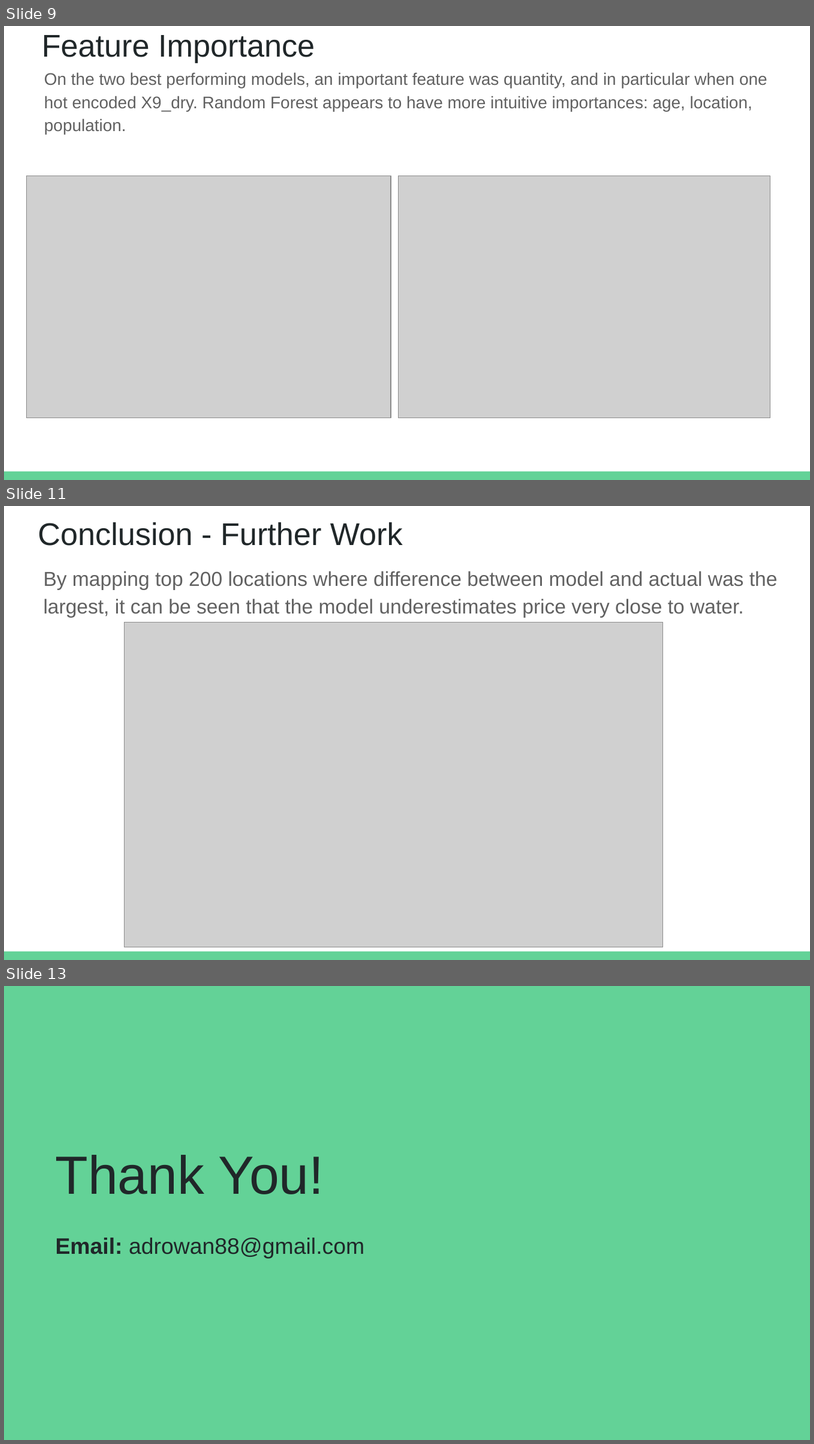
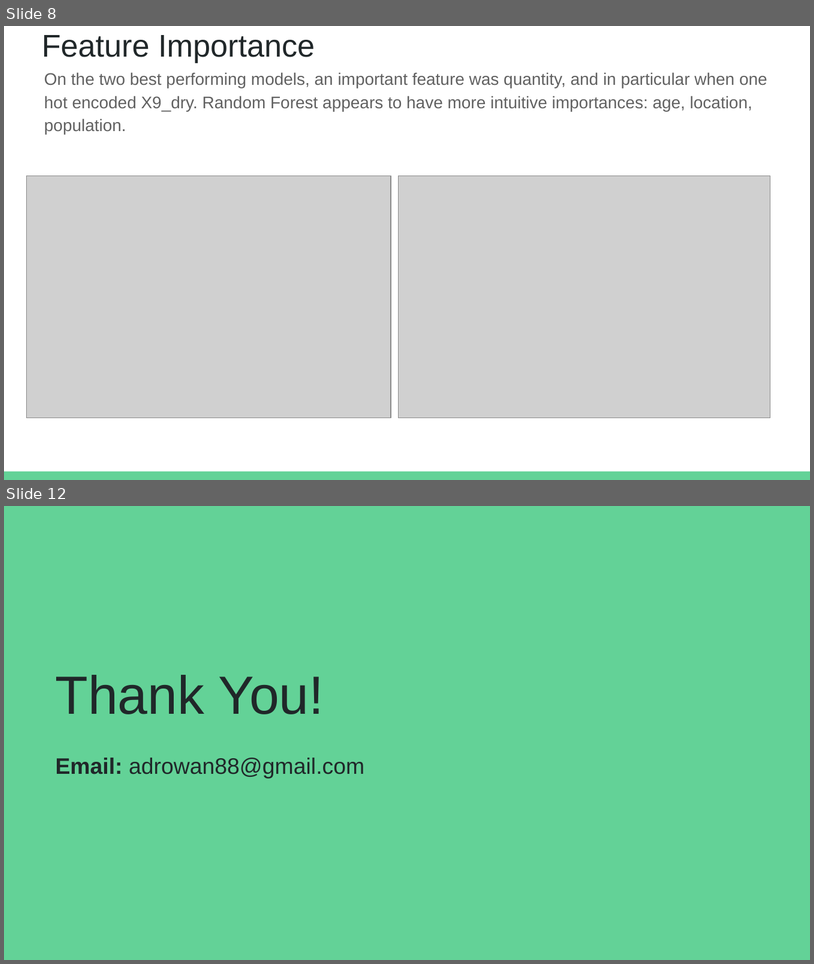
Before and after one commit to aggie2411/Phase_3_Project, a slide deck: Presentation/Pump it up Presentation.pptx. Shown one above the other, each under a label of ours: slides 9, 11 and 13 before the commit, slides 8 and 12 after it; the slides between them are not shown. The pictures are 814x1444 and 814x964 pixels, drawn with LibreOffice and Linux fonts; fonts in the diff are those of the drawing; grey boxes stand for pictures. Boxes give left, top, right and bottom in pixels: in the first picture for what was removed or moved away, otherwise in the second. Text is boxed around its words. In the diff, an @@ line names an element or a change of style, - is before the commit and + after.

Commit message:
pushing project - no models

```diff
--- a/Presentation/Pump it up Presentation.pptx
+++ b/Presentation/Pump it up Presentation.pptx
@@ slide 11 removed at box(4, 506, 810, 960), background #FFFFFF; not listed: 1 template element that a slide beside it also shows @@
@@ title removed at box(38, 522, 403, 546) @@
-Conclusion - Further Work
@@ text removed at box(44, 571, 778, 617) @@
-By mapping top 200 locations where difference between model and actual was the largest, it can be seen that the model underestimates price very close to water.
@@ picture removed at box(124, 622, 663, 947) @@
@@ what was slide 9 is now slide 8 @@
@@ what was slide 13 is now slide 12 @@
```
Also in this commit, not shown: 3 slides changed, 1 slide added, 1 other slide removed, 13 other files.
